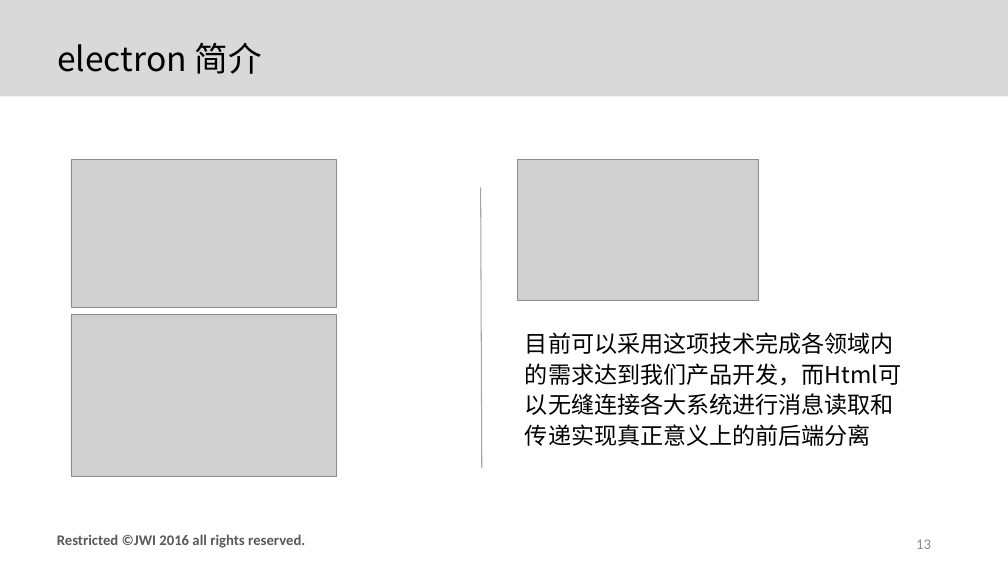
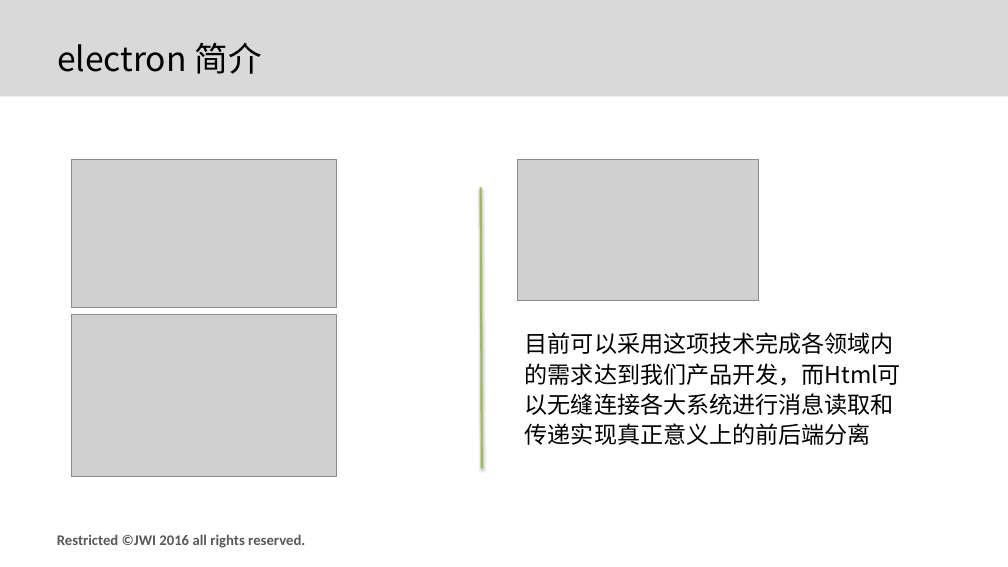
Before and after one commit to afterloe/node.js, a slide deck: slide 13 of 第一天/第一天.pptx. Drawn at 1008x567 pixels with LibreOffice and Linux fonts; fonts in the diff are those of the drawing; grey boxes stand for pictures; background and template pictures are left out. Boxes give left, top, right and bottom in pixels: in the first picture for what was removed or moved away, otherwise in the second. Text is boxed around its words. In the diff, an @@ line names an element or a change of style, - is before the commit and + after.

```diff
--- a/第一天/第一天.pptx
+++ b/第一天/第一天.pptx
@@ line (481, 188) - (482, 468): stroke #A5A5A5 1 pt to #9BBB59 2 pt @@
@@ page number removed at <box>916,539,931,549</box> @@
-13
```
Also in this commit, not shown: 15 other slides changed, 10 other files.
